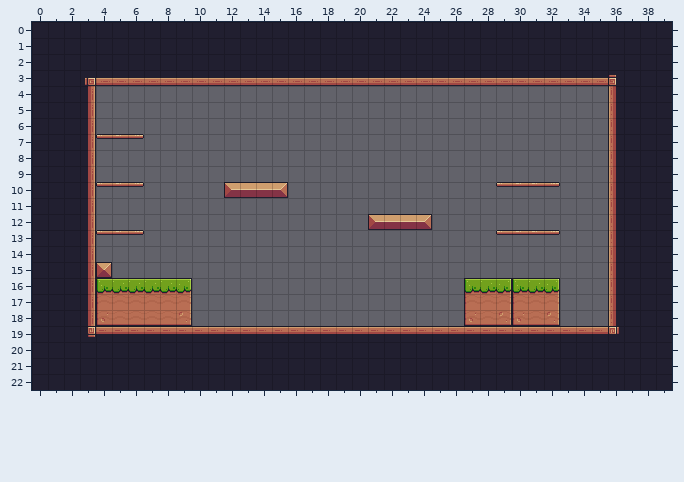
Tiled map, stored at assets/tiles/level_01.tmx. This is how it looked before the edit.
Cells are 16x16 px. Shown: x 0..39, y 0..22.
The same view after the edit:
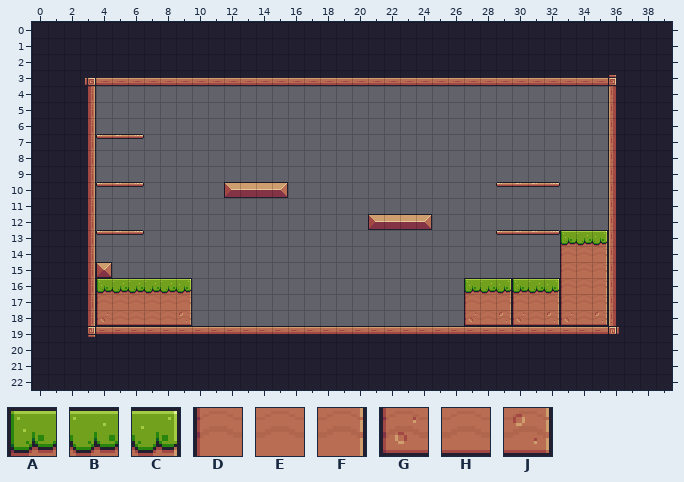
Key: from "Pixel Adventure": A 6, B 7, C 8, D 28, E 29, F 30, G 50, H 51, J 52.
_ is an empty cell.
From old to new:
Layer "Background":
y 13: x 33..35 ___ -> ABC
y 14..17: x 33..35 ___ -> DEF
y 18: x 33..35 ___ -> GHJ
Where, in picture pixels (left, top, right, bottom), the same in both pictures:
added: (560, 230, 608, 326)
